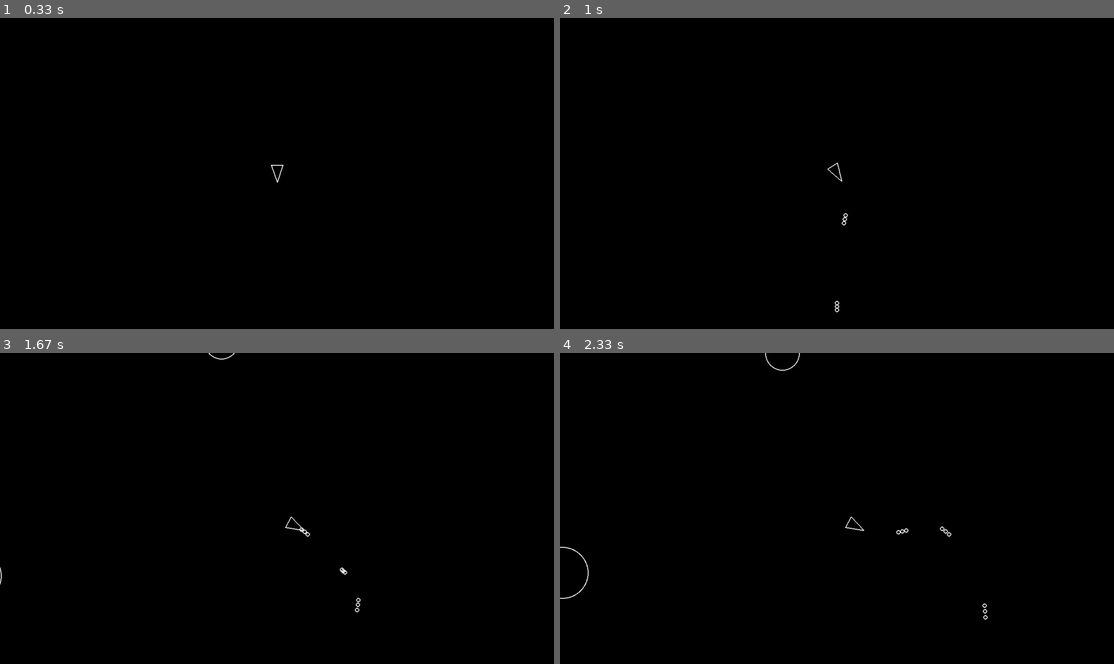
Above: before the commit, frames 1-4 (two rows, left to right).
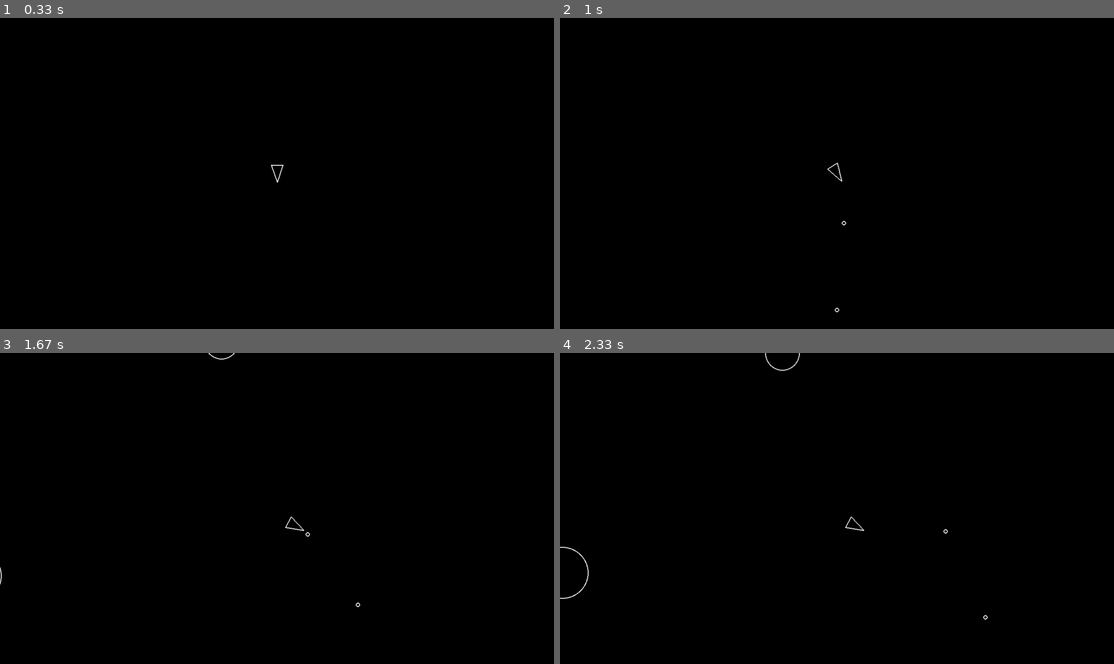
Above: after the commit, the same moments.

Repository: tianist/Asteroids-Pygame
Game: pygame game, started from main.py
The game is run twice, just before and just after one commit, with the same random seed, the same clock (stepped at 60 frames per second) and the same inputs.
Inputs:
- Up to frame 1 (0.33 s): no input
- Up to frame 2 (1 s): tap Space at 0.33, 0.73 s; hold D from 0.67 s (still down)
- Up to frame 3 (1.67 s): tap Space at 1.03, 1.23, 1.57 s; release D at 1.13 s; hold W 1.17-1.47 s; hold D from 1.5 s (still down)
- Up to frame 4 (2.33 s): tap Space at 1.87, 2.07 s; release D at 1.97 s; hold A from 2 s (still down)

Frame 1 is identical in both runs. In frame 2, less than 0.1% of the frame differs, in the area x 49-52%, y 62-94%; in frame 3, less than 0.1%; in frame 4, less than 0.1%, in the area x 60-78%, y 55-84%.

Commit message:
Added Shot Cooldown Timer

Diff:
--- a/constants.py
+++ b/constants.py
@@ -10,3 +10,4 @@
 ASTEROID_MAX_RADIUS = ASTEROID_MIN_RADIUS * ASTEROID_KINDS
 SHOT_RADIUS = 5
 PLAYER_SHOT_SPEED = 500
+SHOT_COOLDOWN = 0.3
--- a/player.py
+++ b/player.py
@@ -1,5 +1,5 @@
 import pygame
-from constants import PLAYER_RADIUS, LINE_WIDTH, PLAYER_TURN_SPEED, PLAYER_SPEED, PLAYER_SHOT_SPEED, SHOT_RADIUS
+from constants import PLAYER_RADIUS, LINE_WIDTH, PLAYER_TURN_SPEED, PLAYER_SPEED, PLAYER_SHOT_SPEED, SHOT_RADIUS, SHOT_COOLDOWN
 from circleshape import CircleShape
 from shot import Shot
 
@@ -35,7 +35,8 @@
         if keys[pygame.K_s]:
             self.move(-dt)
         if keys[pygame.K_SPACE]:
-            self.shoot()
+            if pygame.time.get_ticks() - self.last_shot_time > SHOT_COOLDOWN * 1000:
+                self.shoot()
 
     def move(self, dt):
         forward = pygame.Vector2(0, 1).rotate(self.rotation)
@@ -45,3 +46,6 @@
         forward = pygame.Vector2(0, 1).rotate(self.rotation) * PLAYER_SHOT_SPEED
         shot = Shot(self.position, SHOT_RADIUS)
         shot.velocity = forward
+        self.last_shot_time = pygame.time.get_ticks()
+
+    last_shot_time = 0
Not shown, changed: game_events.jsonl
